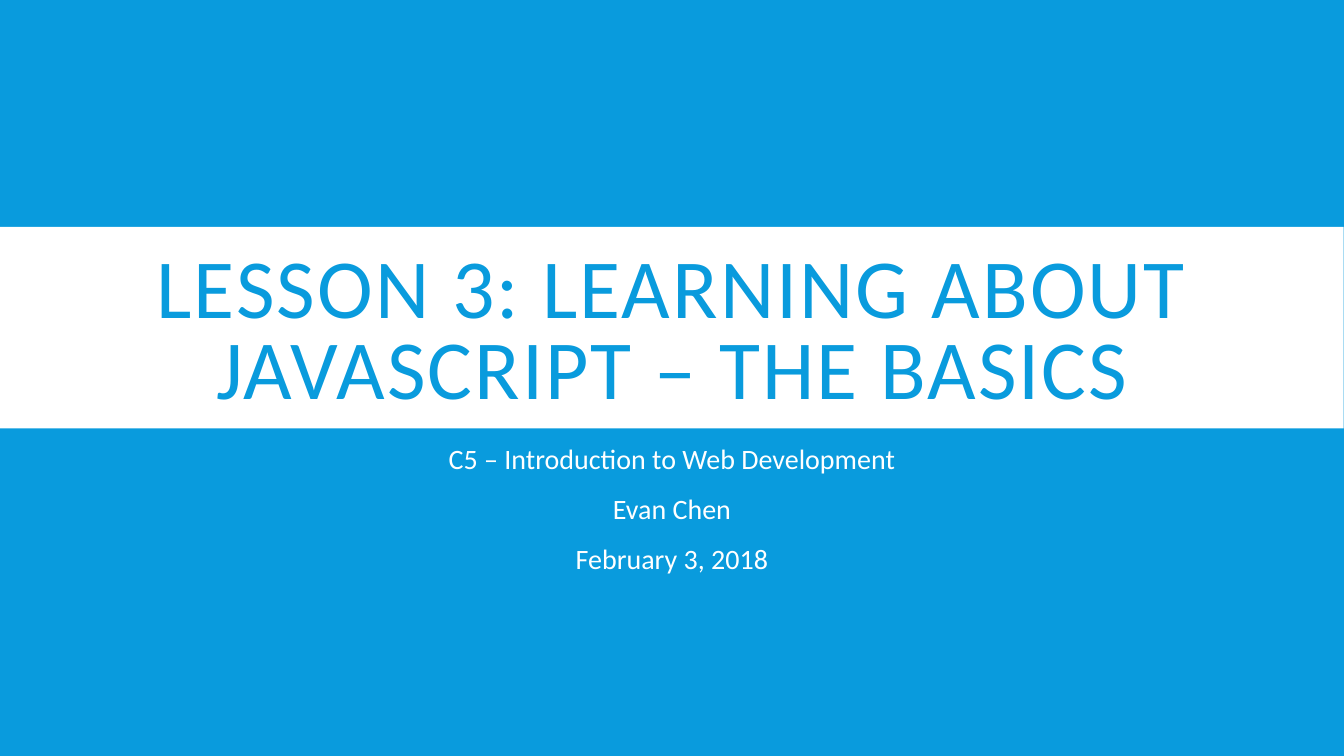
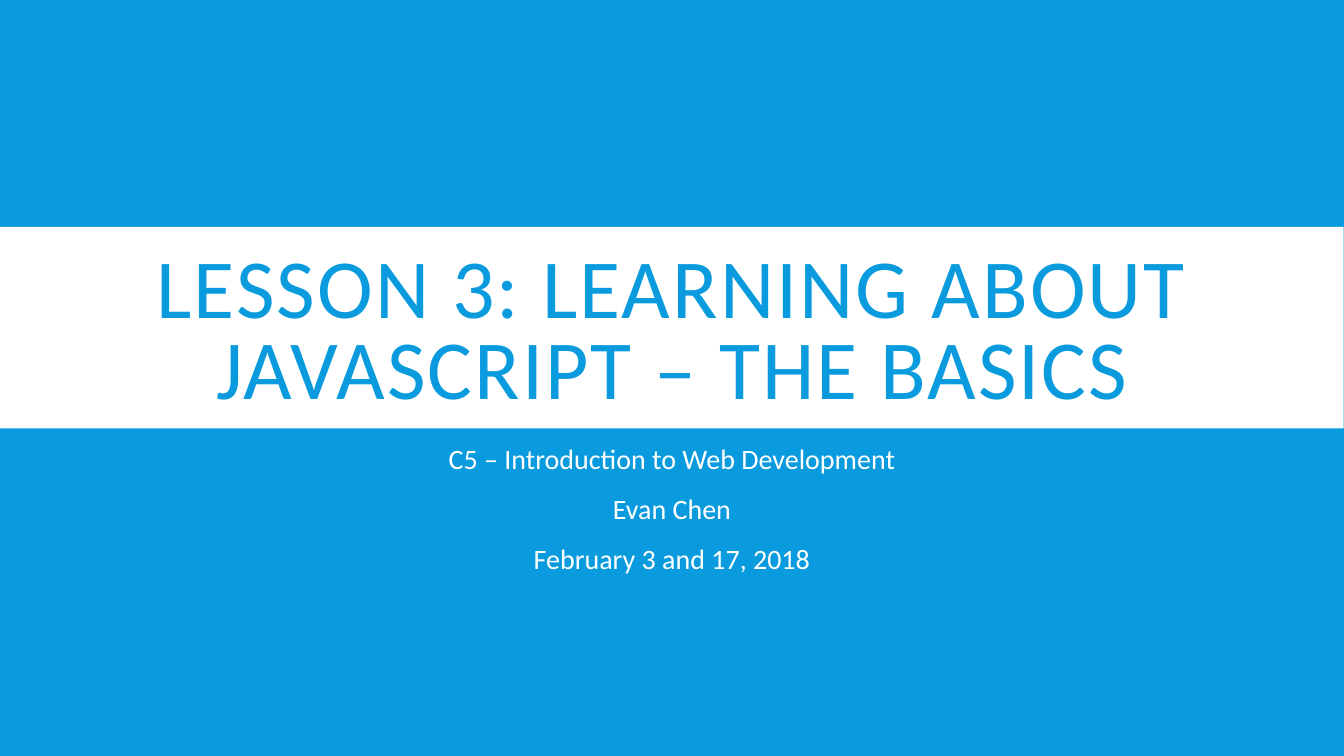
Before and after one commit to EvanTurtileMan/C5-IntroToWebDev, a slide deck: slide 1 of lessons/lesson_note3.pptx. Drawn at 1344x756 pixels with LibreOffice and Linux fonts; fonts in the diff are those of the drawing. Boxes give left, top, right and bottom in pixels: in the first picture for what was removed or moved away, otherwise in the second. Text is boxed around its words. In the diff, an @@ line names an element or a change of style, - is before the commit and + after.

```diff
--- a/lessons/lesson_note3.pptx
+++ b/lessons/lesson_note3.pptx
@@ subtitle at [534, 549, 810, 574]: text changed @@
-February 3, 2018
+February 3 and 17, 2018
```
Also in this commit, not shown: 2 slides removed, 2 other files.
